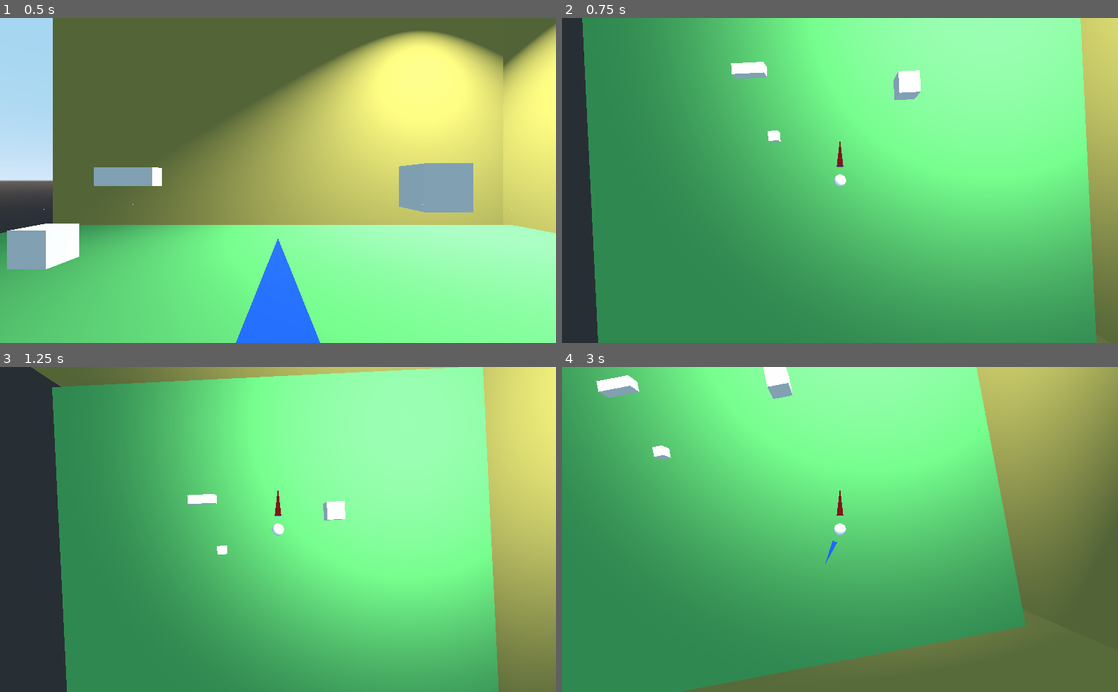
Above: before the commit, frames 1-4 (two rows, left to right).
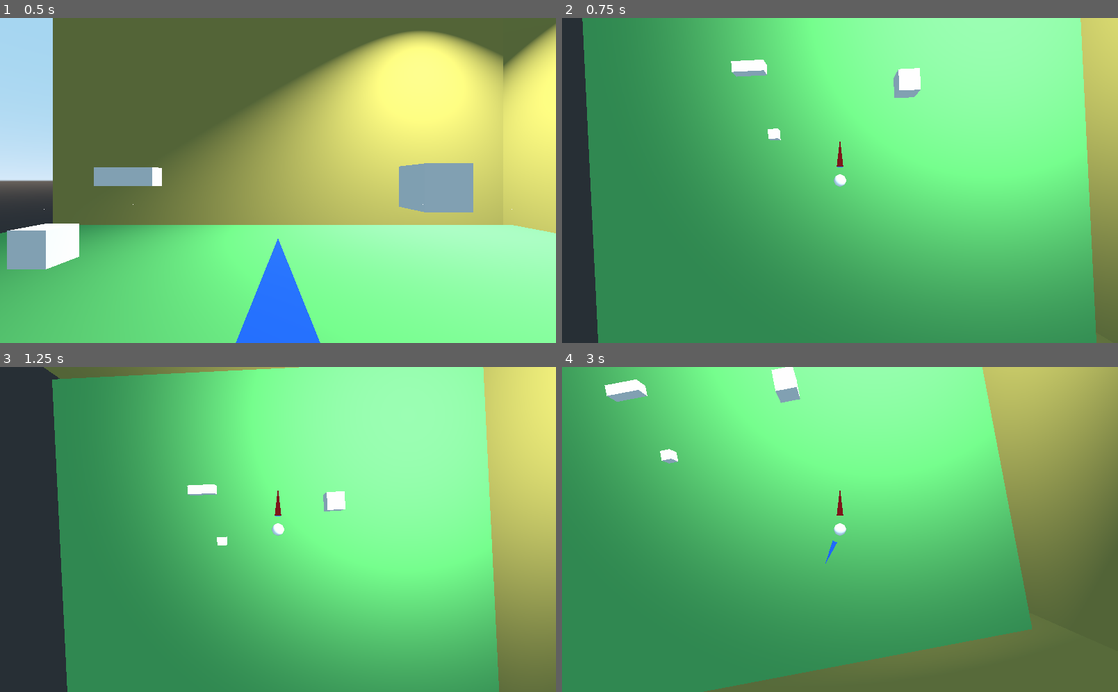
Above: after the commit, the same moments.

Repository: shejogalvez/GD-3DChallengers
Game: Godot game, scene res://Room.tscn
The game is run twice, just before and just after one commit, with the same random seed, the same clock (stepped at 60 frames per second) and the same inputs.
Inputs (mouse positions are in pixels of both pictures, inside the frame that each line leads up to):
- Up to frame 1 (0.5 s): no input
- Up to frame 2 (0.75 s): tap Enter at 0.5 s; move the mouse to (867, 180) at 0.52 s; hold W (movement_forward) from 0.53 s (still down); tap Tab (change_camera) at 0.6 s
- Up to frame 3 (1.25 s): keep holding W (movement_forward); tap Space (movement_jump) at 0.77 s
- Up to frame 4 (3 s): move the mouse to (728, 545) at 1.27 s; release W (movement_forward) at 1.28 s; hold S (movement_backward) 1.28-2.03 s; tap Shift (movement_sprint) at 1.35 s; tap Space (movement_jump) at 1.52 s; move the mouse to (895, 458) at 2.02 s; press the mouse at (895, 458) at 2.03 s; hold D (movement_right) 2.03-2.78 s; move the mouse to (812, 594) at 2.77 s; release the mouse at (812, 594) at 2.78 s; hold W (movement_forward) from 2.78 s (still down); tap E (td_rotate_clockwise) at 2.85 s; click (812, 594) at 2.92 s

Frame 1 is identical in both runs. In frame 2, 0.3% of the frame differs, in the area x 3-97%, y 1-98%; in frame 3, 2.3%; in frame 4, 2.5%, in the area x 6-85%, y 0-100%.

Commit message:
Update Player.gd
Changed max speed

Diff:
--- a/Player.gd
+++ b/Player.gd
@@ -17,7 +17,7 @@
 
 var vel = Vector3()
 
-const MAX_SPEED = 32
+const MAX_SPEED = 28
 
 const ACCEL = 4.5
 const DEACCEL= 16
